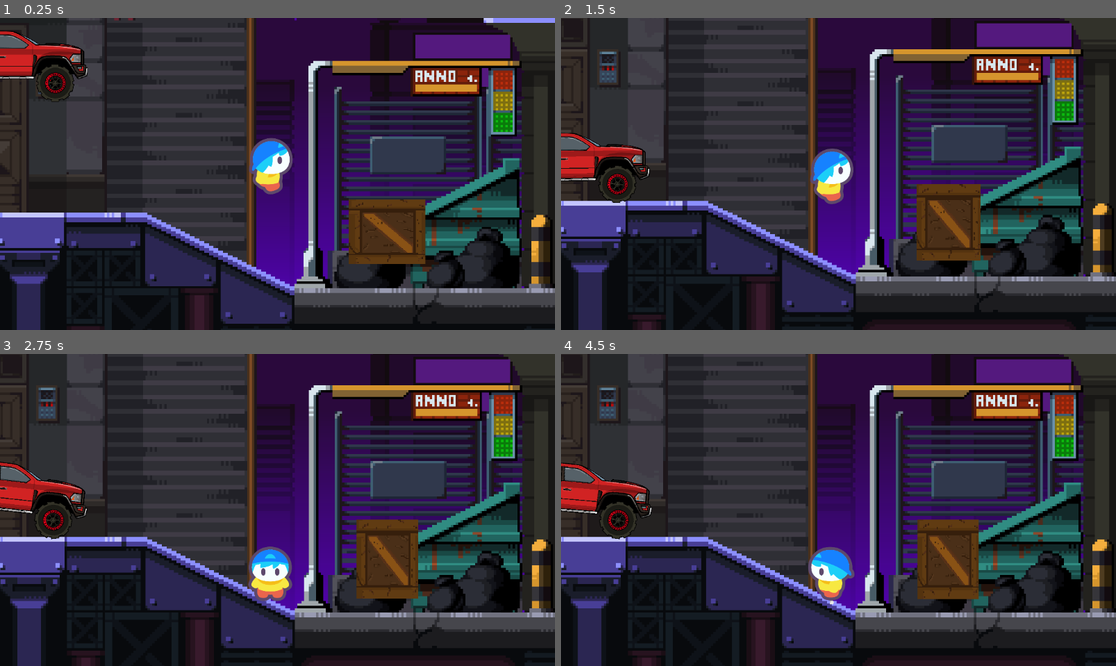
Above: before the commit, frames 1-4 (two rows, left to right).
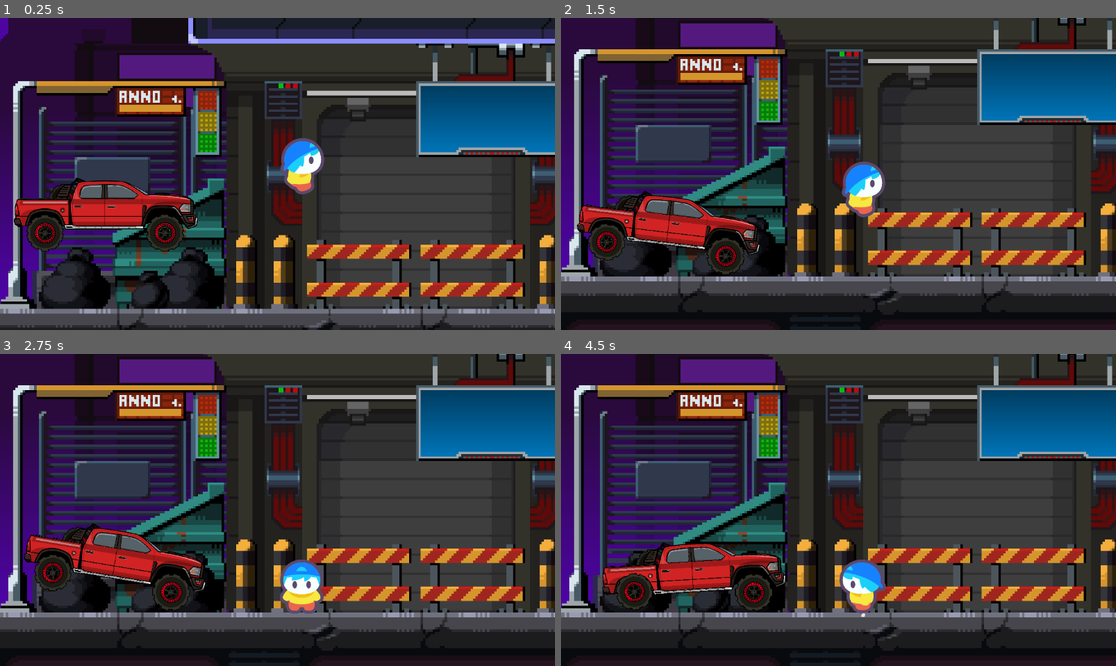
Above: after the commit, the same moments.

Repository: Divya-Darshan/GMEL
Game: Godot game, scene res://world.tscn
Two runs of this game, one before a commit and one after it. Both use one fixed random seed, a clock stepped at 60 frames per second and the inputs below.
Inputs:
- Up to frame 1 (0.25 s): no input
- Up to frame 2 (1.5 s): tap Enter (enter) at 0.5 s; tap A (a) at 0.6 s; tap Space (jump) at 0.77 s; tap D (d) at 0.8, 1.35 s
- Up to frame 3 (2.75 s): tap Space (jump) at 1.52 s; tap A (a) at 1.55, 2.1 s; tap D (d) at 2.3 s
- Up to frame 4 (4.5 s): tap D (d) at 2.85, 3.8 s; tap Space (jump) at 3.02, 3.77 s; tap A (a) at 3.05, 4.35 s; hold Enter (enter) 3.53-4.28 s

The runs differ from the first frame. In frame 1, 81% of the frame differs, in the area x 0-100%, y 0-100%; in frame 2, 74%; in frame 3, 74%; in frame 4, 74%.

Commit message:
new box texture

Diff:
--- a/cars/car.gd
+++ b/cars/car.gd
@@ -22,6 +22,8 @@
 
 var car_active := false
 
+func car():
+	pass
 
 func _ready() -> void:
 	enter.visible = false
--- a/ui/box/box.tscn
+++ b/ui/box/box.tscn
@@ -1,119 +1,125 @@
 [gd_scene format=3 uid="uid://cgoxenu3igl6p"]
 
 [ext_resource type="Texture2D" uid="uid://cy7utpht5os4o" path="res://ui/box/1.png" id="1_fys3n"]
-[ext_resource type="Texture2D" uid="uid://cjiqutr3ka6i3" path="res://ui/box/2.png" id="2_geaey"]
-[ext_resource type="Texture2D" uid="uid://k0w07580ln27" path="res://ui/box/3.png" id="3_dgqxc"]
-[ext_resource type="Texture2D" uid="uid://dvmefsm11d23m" path="res://ui/box/4.png" id="4_howtq"]
-[ext_resource type="Texture2D" uid="uid://d3o8jy3tji33j" path="res://ui/box/5.png" id="5_kwtw8"]
 
 [sub_resource type="GDScript" id="GDScript_fys3n"]
 script/source = "extends Area2D
 
-@onready var animated_sprite_2d: AnimatedSprite2D = $AnimatedSprite2D
+@onready var sprite: Sprite2D = $\"1\"
 
-# === TUNABLE ===
-var idle_switch_time_min: float = 1.0
-var idle_switch_time_max: float = 2.5
+# === SETTINGS ===
+var grid_x := 6
+var grid_y := 4
 
-var squash_amount: float = 0.15      # reduced (more subtle)
-var squash_speed: float = 4.0       # slower = smoother
+var explosion_strength := 1000.0
+var fall_gravity := 400.0
+var fade_speed := 0.4
 
-var scale_lerp_speed: float = 8.0    # smoother blending
-
-# === STATE ===
-var idle_timer: float = 0.0
-var time: float = 0.0
-var is_hit: bool = false
+var pieces := []
+var broken := false
 
 
 func _ready() -> void:
 	randomize()
-	reset_idle_timer()
-	animated_sprite_2d.play(\"idle\")
 
 
 func _process(delta: float) -> void:
-	time += delta
-	idle_timer -= delta
-
-	# ❌ NO squash during hit
-	if is_hit:
-		return
-
-	var wave: float = sin(time * squash_speed)
-	var stretch: float = wave * squash_amount
-
-	var target_scale: Vector2 = Vector2(
-		1.0 + stretch,
-		1.0 - stretch
-	)
-
-	animated_sprite_2d.scale = animated_sprite_2d.scale.lerp(
-		target_scale,
-		scale_lerp_speed * delta
-	)
-
-	# 🎲 RANDOM IDLE SWITCH
-	if idle_timer <= 0.0:
-		play_random_idle()
-		reset_idle_timer()
+	if broken:
+		update_pieces(delta)
 
 
 func _on_body_entered(body: Node2D) -> void:
-	if is_hit:
-		return
+	if body.has_method(\"car\"):
+		if broken:
+			return
 
-	is_hit = true
-
-	# 🎯 play hit animation (no squash)
-	animated_sprite_2d.scale = Vector2.ONE
-	animated_sprite_2d.play(\"hit\")
+		break_sprite()
 
 
-# === HELPERS ===
+# === BREAK ===
+func break_sprite():
+	broken = true
+	sprite.visible = false
 
-func play_random_idle() -> void:
-	var idles: Array[String] = [\"idle\", \"idle2\", \"idle3\"]
-	var chosen: String = idles.pick_random()
-	animated_sprite_2d.play(chosen)
+	var tex = sprite.texture
+	var size = tex.get_size()
+
+	var piece_w = size.x / grid_x
+	var piece_h = size.y / grid_y
+
+	for x in range(grid_x):
+		for y in range(grid_y):
+			var p = Sprite2D.new()
+			p.texture = tex
+			p.region_enabled = true
+
+			p.region_rect = Rect2(
+				x * piece_w,
+				y * piece_h,
+				piece_w,
+				piece_h
+			)
+
+			var offset = Vector2(
+				x * piece_w - size.x / 2 + piece_w / 2,
+				y * piece_h - size.y / 2 + piece_h / 2
+			)
+
+			p.position = sprite.position + offset
+			add_child(p)
+
+			# 🔥 RANDOM SPREAD SETUP
+			var dir = Vector2(
+				randf_range(-1.0, 1.0),
+				randf_range(-1.2, -0.3)
+			).normalized()
+
+			var speed = randf_range(120.0, explosion_strength)
+			var spin = randf_range(-8.0, 8.0)
+			var drift = randf_range(-30.0, 30.0)
+
+			pieces.append({
+				\"node\": p,
+				\"vel\": dir * speed,
+				\"spin\": spin,
+				\"drift\": drift
+			})
 
 
-func reset_idle_timer() -> void:
-	idle_timer = randf_range(idle_switch_time_min, idle_switch_time_max)
+# === UPDATE ===
+func update_pieces(delta):
+	for i in range(pieces.size() - 1, -1, -1):
+		var piece = pieces[i]
+		var p = piece[\"node\"]
+
+		if not is_instance_valid(p):
+			pieces.remove_at(i)
+			continue
+
+		var vel = piece[\"vel\"]
+
+		# 🔥 sideways spread
+		vel.x += piece[\"drift\"] * delta
+
+		# movement
+		p.position += vel * delta
+
+		# gravity
+		vel.y += fall_gravity * delta
+		piece[\"vel\"] = vel
+
+		# rotation
+		p.rotation += piece[\"spin\"] * delta
+
+		# fade out
+		p.modulate.a -= fade_speed * delta
+
+		if p.modulate.a <= 0:
+			p.queue_free()
+			pieces.remove_at(i)
 "
 
 [sub_resource type="RectangleShape2D" id="RectangleShape2D_vt8vk"]
-
-[sub_resource type="SpriteFrames" id="SpriteFrames_jt454"]
-animations = [{
-"frames": [{
-"duration": 1.0,
-"texture": ExtResource("1_fys3n")
-}],
-"loop": false,
-"name": &"default",
-"speed": 8.0
-}, {
-"frames": [{
-"duration": 1.0,
-"texture": ExtResource("1_fys3n")
-}, {
-"duration": 1.0,
-"texture": ExtResource("2_geaey")
-}, {
-"duration": 1.0,
-"texture": ExtResource("3_dgqxc")
-}, {
-"duration": 1.0,
-"texture": ExtResource("4_howtq")
-}, {
-"duration": 1.0,
-"texture": ExtResource("5_kwtw8")
-}],
-"loop": false,
-"name": &"hit",
-"speed": 5.0
-}]
 
 [node name="box" type="Area2D" unique_id=915785525]
 script = SubResource("GDScript_fys3n")
@@ -122,7 +128,9 @@
 scale = Vector2(26.781631, 26.781631)
 shape = SubResource("RectangleShape2D_vt8vk")
 
-[node name="AnimatedSprite2D" type="AnimatedSprite2D" parent="." unique_id=770157507]
-sprite_frames = SubResource("SpriteFrames_jt454")
+[node name="1" type="Sprite2D" parent="." unique_id=319818173]
+position = Vector2(2.0000002, 39.000008)
+scale = Vector2(0.755, 0.755)
+texture = ExtResource("1_fys3n")
 
 [connection signal="body_entered" from="." to="." method="_on_body_entered"]
--- a/world.tscn
+++ b/world.tscn
@@ -28,32 +28,40 @@
 
 [node name="world" type="Node2D" unique_id=1537951377]
 
+[node name="Collusion" type="StaticBody2D" parent="." unique_id=885361612]
+position = Vector2(1123, -666)
+scale = Vector2(3.115, 3.115)
+
+[node name="border_lerft" type="CollisionShape2D" parent="Collusion" unique_id=271913936]
+position = Vector2(-963.72394, -32.423748)
+rotation = 1.5714304
+scale = Vector2(7.3193035, 7.3193035)
+shape = SubResource("WorldBoundaryShape2D_tlwt5")
+
+[node name="border_top" type="CollisionShape2D" parent="Collusion" unique_id=1468968908]
+position = Vector2(-20.8667, -627.28735)
+rotation = -3.1322622
+scale = Vector2(7.3193035, 7.3193035)
+shape = SubResource("WorldBoundaryShape2D_tlwt5")
+
+[node name="border_bottom" type="CollisionShape2D" parent="Collusion" unique_id=1925049769]
+position = Vector2(-52.327454, 632.4237)
+scale = Vector2(7.3193035, 7.3193035)
+shape = SubResource("WorldBoundaryShape2D_tlwt5")
+
+[node name="border_right" type="CollisionShape2D" parent="Collusion" unique_id=1777442266]
+position = Vector2(962.1189, 19.903698)
+rotation = -1.5707964
+scale = Vector2(7.3193035, 7.3193035)
+shape = SubResource("WorldBoundaryShape2D_tlwt5")
+
+[node name="CollisionPolygon2D" type="CollisionPolygon2D" parent="Collusion" unique_id=176383096]
+polygon = PackedVector2Array(-962.4398, 382.02246, -278.97272, 387.47992, -262.6003, 389.4061, -246.54895, 392.61636, -219.90369, 401.92615, -16.372406, 500.80255, -7.704651, 504.33386, 2.2471924, 504.33386, 19.903687, 504.97592, 961.15564, 512.3595, 961.7977, 634.99194, -965.65, 644.6228)
+
 [node name="MockUp01" type="Sprite2D" parent="." unique_id=122494979]
 position = Vector2(1123, -666)
 scale = Vector2(3.115, 3.115)
 texture = ExtResource("1_aqk2v")
-
-[node name="StaticBody2D" type="StaticBody2D" parent="MockUp01" unique_id=885361612]
-
-[node name="CollisionPolygon2D" type="CollisionPolygon2D" parent="MockUp01/StaticBody2D" unique_id=176383096]
-polygon = PackedVector2Array(-962.4398, 382.02246, -278.00964, 386.1958, -257.46387, 388.12198, -245.26485, 391.9743, -219.90369, 401.92615, -16.372406, 500.80255, -7.704651, 504.33386, 2.2471924, 504.33386, 19.903687, 504.97592, 961.15564, 512.3595, 961.7977, 634.99194, -965.65, 644.6228)
-
-[node name="border_lerft" type="CollisionShape2D" parent="MockUp01/StaticBody2D" unique_id=271913936]
-position = Vector2(-946.0674, -34.028885)
-rotation = 1.5714304
-scale = Vector2(7.3193035, 7.3193035)
-shape = SubResource("WorldBoundaryShape2D_tlwt5")
-
-[node name="border_top" type="CollisionShape2D" parent="MockUp01/StaticBody2D" unique_id=1468968908]
-position = Vector2(-20.8667, -627.28735)
-rotation = 3.150923
-scale = Vector2(7.3193035, 7.3193035)
-shape = SubResource("WorldBoundaryShape2D_tlwt5")
-
-[node name="border_bottom" type="CollisionShape2D" parent="MockUp01/StaticBody2D" unique_id=1925049769]
-position = Vector2(-52.32745, 632.42377)
-scale = Vector2(7.3193035, 7.3193035)
-shape = SubResource("WorldBoundaryShape2D_tlwt5")
 
 [node name="Area2D" type="Area2D" parent="MockUp01" unique_id=2116021239]
 script = SubResource("GDScript_tlwt5")
@@ -62,14 +70,23 @@
 polygon = PackedVector2Array(377.52805, 293.73996, 186.51682, 376.88605, 188.44302, 505.29694, 391.97427, 505.61795)
 
 [node name="player" parent="." unique_id=666402882 instance=ExtResource("2_fj7yv")]
-position = Vector2(997, 112)
+position = Vector2(2715, 5)
 
 [node name="Dodge" parent="." unique_id=264630696 instance=ExtResource("3_tlwt5")]
-position = Vector2(-448, -319)
+position = Vector2(1681, 362)
 
 [node name="Sprite2D" type="Sprite2D" parent="." unique_id=1999360780]
 
 [node name="box" parent="." unique_id=915785525 instance=ExtResource("4_aqk2v")]
-position = Vector2(1611, 567)
+position = Vector2(3037, -2209.9998)
+scale = Vector2(0.625, 0.625)
+
+[node name="box2" parent="." unique_id=1268873935 instance=ExtResource("4_aqk2v")]
+position = Vector2(3325, -2213.9998)
+scale = Vector2(0.625, 0.625)
+
+[node name="box3" parent="." unique_id=915077054 instance=ExtResource("4_aqk2v")]
+position = Vector2(3171.0002, -2464.9998)
+scale = Vector2(0.625, 0.625)
 
 [connection signal="body_entered" from="MockUp01/Area2D" to="MockUp01/Area2D" method="_on_body_entered"]
Binary file changed: ui/box/1.png
